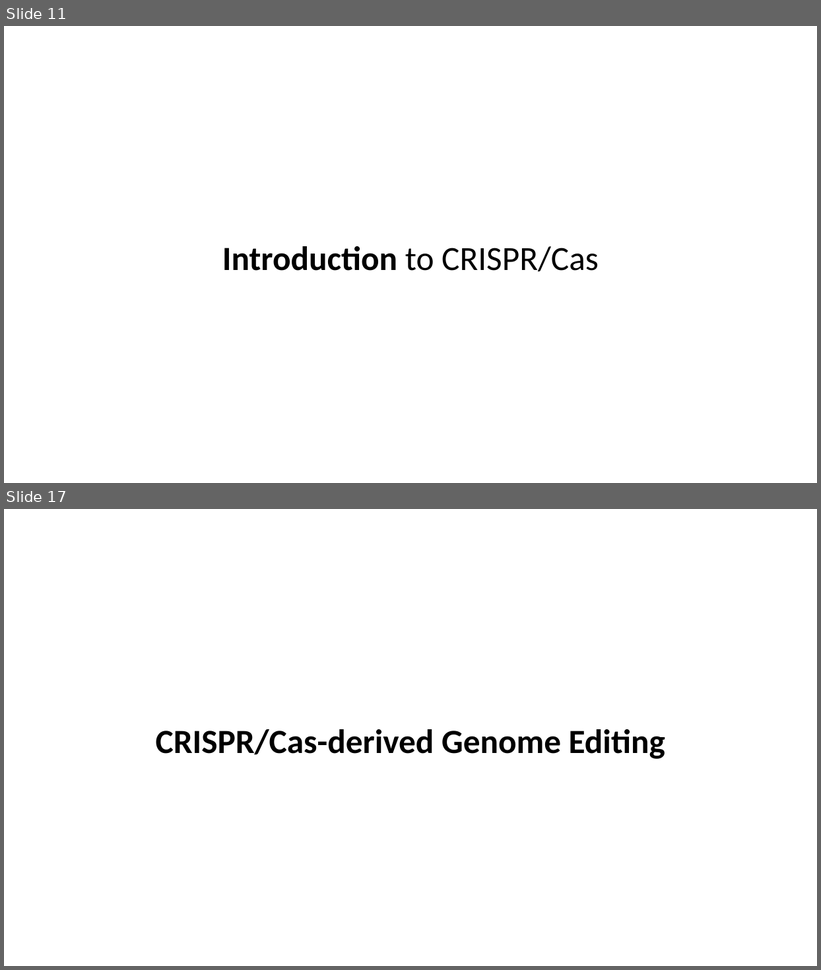
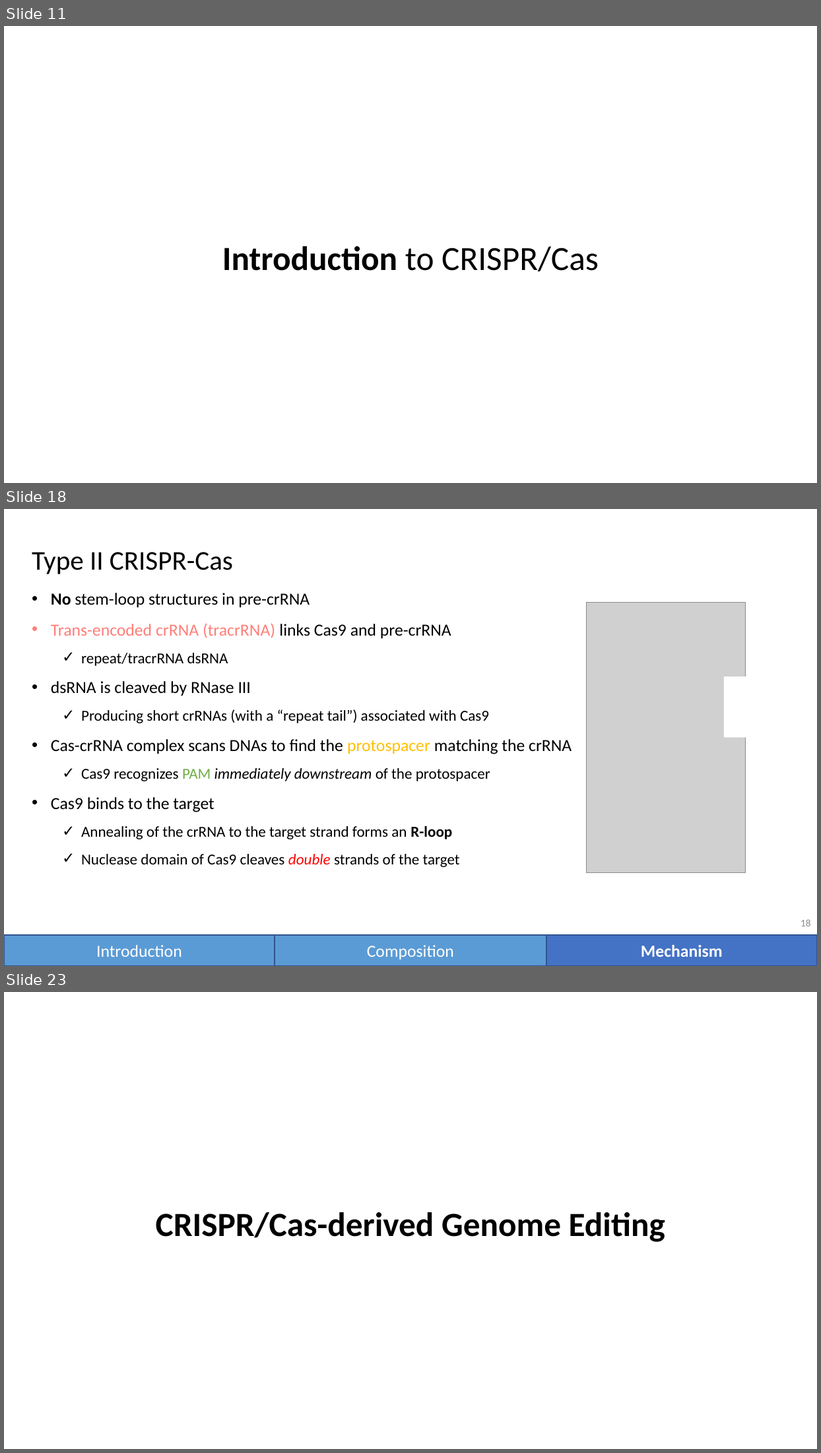
Before and after one commit to vwOvOwv/PKU-Undergraduate-Course, a slide deck: 遗传学(Genetics)/讨论课/Topic-3_遗传学技术/CRISPR-Cas.pptx. Shown one above the other, each under a label of ours: slides 11 and 17 before the commit, slides 11, 18 and 23 after it; the slides between them are not shown. The pictures are 821x970 and 821x1453 pixels, drawn with LibreOffice and Linux fonts; fonts in the diff are those of the drawing; grey boxes stand for pictures. Boxes give left, top, right and bottom in pixels: in the first picture for what was removed or moved away, otherwise in the second. Text is boxed around its words. In the diff, an @@ line names an element or a change of style, - is before the commit and + after.

```diff
--- a/遗传学(Genetics)/讨论课/Topic-3_遗传学技术/CRISPR-Cas.pptx
+++ b/遗传学(Genetics)/讨论课/Topic-3_遗传学技术/CRISPR-Cas.pptx
@@ slide 18 added at bbox=[4, 509, 817, 966], background #FFFFFF @@
@@ text added at bbox=[32, 552, 233, 574], 32 pt, text #000000 @@
+Type II CRISPR-Cas
@@ text added at bbox=[51, 593, 572, 867], 18 pt, text #000000 @@
+• No stem-loop structures in pre-crRNA
+• Trans-encoded crRNA (tracrRNA) links Cas9 and pre-crRNA
+  ✓ repeat/tracrRNA dsRNA
+• dsRNA is cleaved by RNase III
+  ✓ Producing short crRNAs (with a “repeat tail”) associated with Cas9
+• Cas-crRNA complex scans DNAs to find the protospacer matching the crRNA
+  ✓ Cas9 recognizes PAM immediately downstream of the protospacer
+• Cas9 binds to the target
+  ✓ Annealing of the crRNA to the target strand forms an R-loop
+  ✓ Nuclease domain of Cas9 cleaves double strands of the target
@@ picture added at bbox=[587, 602, 746, 873] @@
@@ rectangle added at bbox=[725, 677, 797, 738], fill #FFFFFF @@
@@ page number added at bbox=[801, 920, 811, 927], 12 pt, text #8C8C8C @@
+18
@@ rectangle added at bbox=[4, 935, 275, 966], fill #5B9BD5, outline #325491 1 pt, 20 pt, text #FFFFFF @@
+Introduction
@@ rectangle added at bbox=[275, 935, 547, 966], fill #5B9BD5, outline #325491 1 pt, 20 pt, text #FFFFFF @@
+Composition
@@ rectangle added at bbox=[547, 935, 817, 966], fill #4472C4, outline #325491 1 pt, 20 pt, text #FFFFFF, bold @@
+Mechanism
@@ what was slide 17 is now slide 23 @@
```
Also in this commit, not shown: 12 slides changed, 8 other slides added, 2 slides removed, 19 other files.
